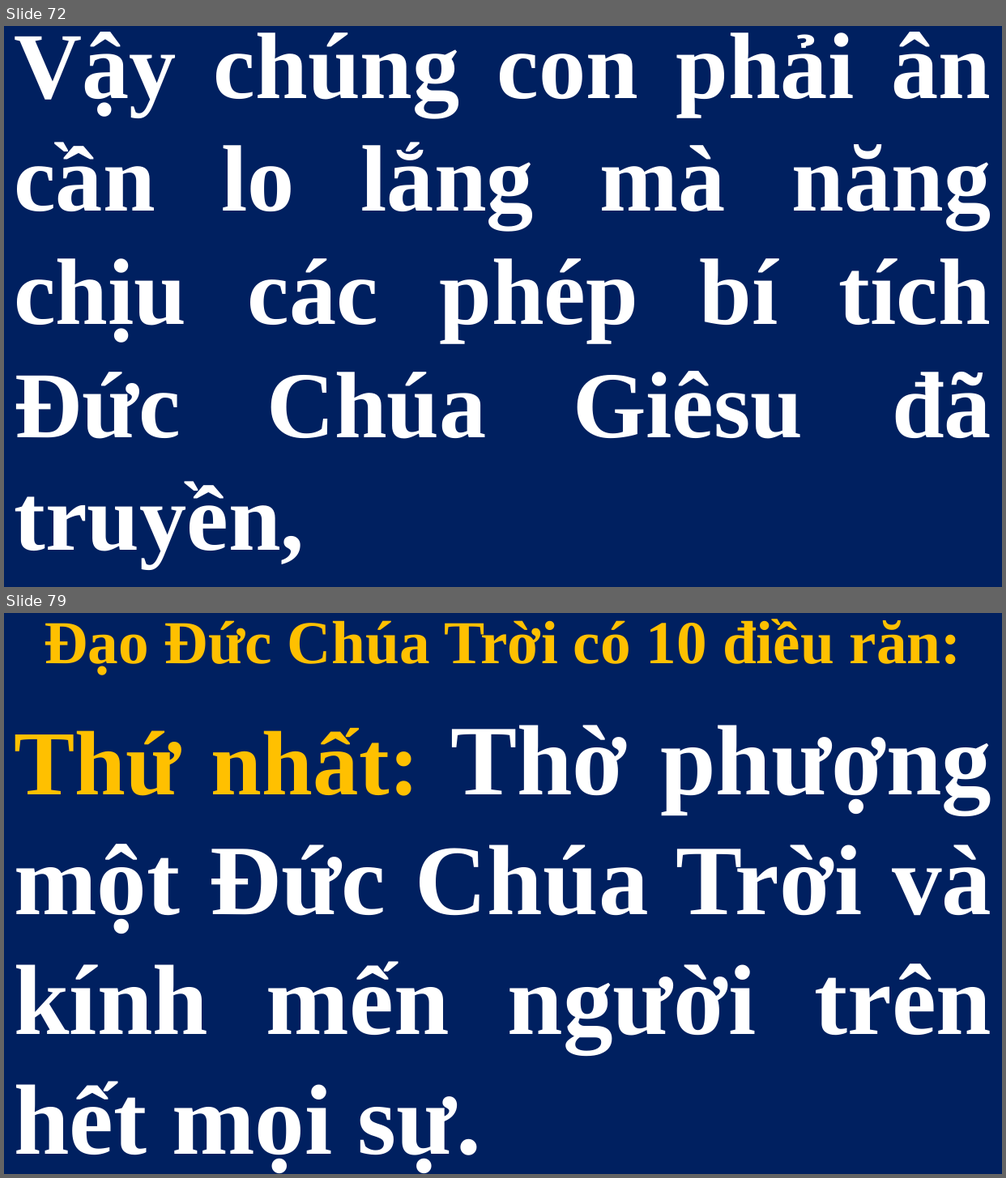
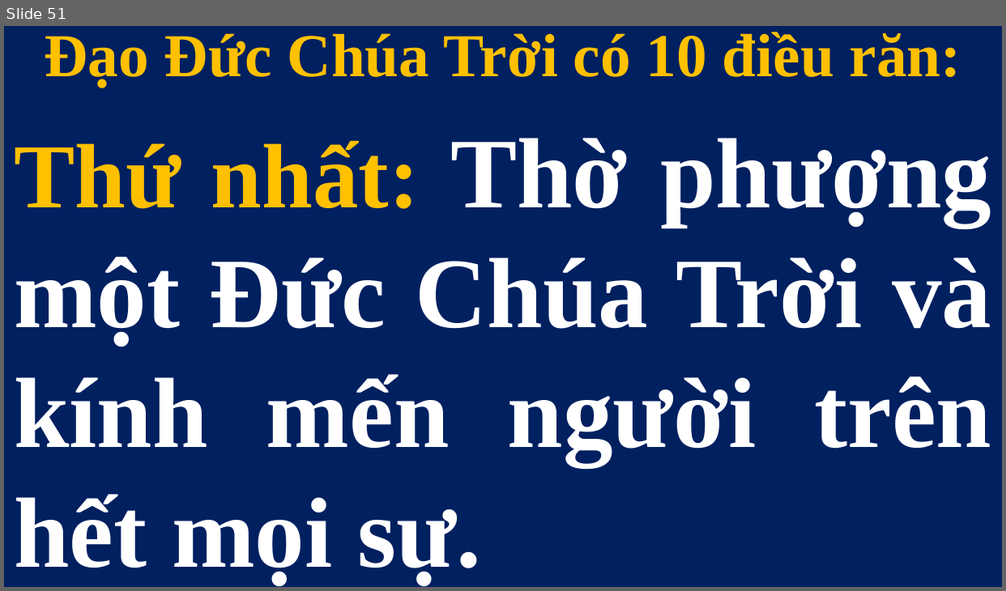
Before and after one commit to lythanhngodev64/SlideLe, a slide deck: Slide/Thứ Bảy - CN-23-TN 2026.pptx. Shown one above the other, each under a label of ours: slides 72 and 79 before the commit, slide 51 after it; the slides between them are not shown. The pictures are 1006x1178 and 1006x591 pixels, drawn with LibreOffice and Linux fonts; fonts in the diff are those of the drawing. Boxes give left, top, right and bottom in pixels: in the first picture for what was removed or moved away, otherwise in the second. Text is boxed around its words. In the diff, an @@ line names an element or a change of style, - is before the commit and + after.

```diff
--- a/Slide/Thứ Bảy - CN-23-TN 2026.pptx
+++ b/Slide/Thứ Bảy - CN-23-TN 2026.pptx
@@ slide 72 removed at (4,26,1002,587), background #FFFFFF @@
@@ subtitle removed at (4,26,1002,587) @@
-Vậy chúng con phải ân cần lo lắng mà năng chịu các phép bí tích Đức Chúa Giêsu đã truyền,
@@ what was slide 79 is now slide 51 @@
```
Also in this commit, not shown: 27 other slides removed.
